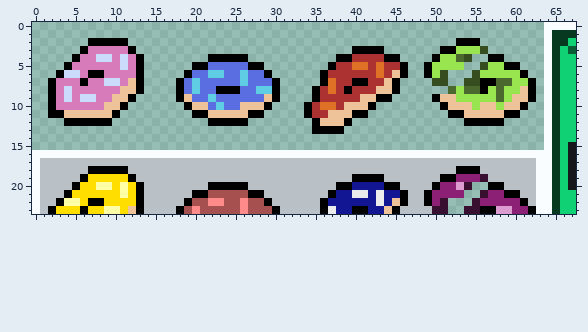
Two versions of one pixel-art file, Doughnut.aseprite. Above: the version before the commit.
128x32 pixels, 1 frame. Colours within 5 levels of each other are drawn and written as one. Shown: x 0..67, y 0..23.
Now the later version:
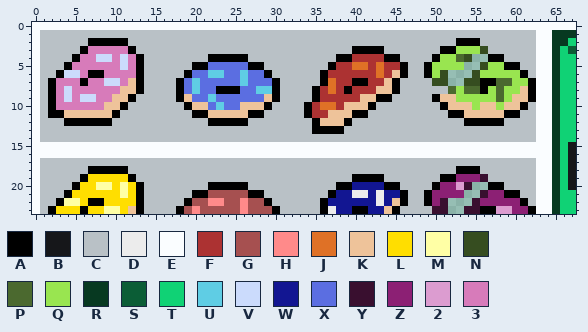
Palette (. is transparent): A #000000  B #16171a  C #b9c1c6  D #ececec  E #fafdff  F #ac3232  G #a65050  H #ff8a8a  J #df7126  K #eec39a  L #ffde00  M #ffffa5  N #364d20  P #4b692f  Q #99e550  R #073921  S #0b5d36  T #10d275  U #5fcde4  V #cbdbfc  W #121692  X #5b6ee1  Y #390f2f  Z #8c2074  2 #dc9cd0  3 #d77bba
Log entry: Adding border and background for the Batch 1
Change:
Layer "Batch1/Doughnut4":
y 0: x 0..63 ................................................................ -> EEEEEEEEEEEEEEEEEEEEEEEEEEEEEEEEEEEEEEEEEEEEEEEEEEEEEEEEEEEEEEEE
y 1: x 0..63 ................................................................ -> ECCCCCCCCCCCCCCCCCCCCCCCCCCCCCCCCCCCCCCCCCCCCCCCCCCCCCCCCCCCCCCE
y 2: x 0..6 ....... -> ECCCCCC; x 12..52 ......................................... -> CCCCCCCCCCCCCCCCCCCCCCCCCCCCCCCCCCCCCCCCC; x 56..63 ........ -> CCCCCCCE
y 3: x 0..5 ...... -> ECCCCC; x 13..39 ........................... -> CCCCCCCCCCCCCCCCCCCCCCCCCCC; x 44..50 ....... -> CCCCCCC; x 57..63 ....... -> CCCCCCE
y 4: x 0..4 ..... -> ECCCC; x 14..21 ........ -> CCCCCCCC; x 27..37 ........... -> CCCCCCCCCCC; x 46..49 .... -> CCCC; x 59..63 ..... -> CCCCE
y 5: x 0..3 .... -> ECCC; x 14..19 ...... -> CCCCCC; x 29..36 ........ -> CCCCCCCC; x 47..48 .. -> CC; x 61..63 ... -> CCE
y 6: x 0..2 ... -> ECC; x 14..18 ..... -> CCCCC; x 30..35 ...... -> CCCCCC; x 47..48 .. -> CC; x 62..63 .. -> CE
y 7: x 0..1 .. -> EC; x 14..17 .... -> CCCC; x 31..35 ..... -> CCCCC; x 46..49 .... -> CCCC; x 63 . -> E
y 8: x 0..1 .. -> EC; x 14..17 .... -> CCCC; x 31..34 .... -> CCCC; x 46..51 ...... -> CCCCCC; x 63 . -> E
y 9: x 0..1 .. -> EC; x 13..17 ..... -> CCCCC; x 31..34 .... -> CCCC; x 45..49 ..... -> CCCCC; x 63 . -> E
y 10: x 0..1 .. -> EC; x 12..18 ....... -> CCCCCCC; x 30..33 .... -> CCCC; x 43..50 ........ -> CCCCCCCC; x 62..63 .. -> CE
y 11: x 0..1 .. -> EC; x 11..19 ......... -> CCCCCCCCC; x 29..33 ..... -> CCCCC; x 42..51 .......... -> CCCCCCCCCC; x 61..63 ... -> CCE
y 12: x 0..3 .... -> ECCC; x 10..21 ............ -> CCCCCCCCCCCC; x 27..34 ........ -> CCCCCCCC; x 40..53 .............. -> CCCCCCCCCCCCCC; x 59..63 ..... -> CCCCE
y 13: x 0..34 ................................... -> ECCCCCCCCCCCCCCCCCCCCCCCCCCCCCCCCCC; x 39..63 ......................... -> CCCCCCCCCCCCCCCCCCCCCCCCE
y 14: x 0..63 ................................................................ -> ECCCCCCCCCCCCCCCCCCCCCCCCCCCCCCCCCCCCCCCCCCCCCCCCCCCCCCCCCCCCCCE
y 15: x 0..63 ................................................................ -> EEEEEEEEEEEEEEEEEEEEEEEEEEEEEEEEEEEEEEEEEEEEEEEEEEEEEEEEEEEEEEEE
Where, in picture pixels (left, top, right, bottom), the same in both pictures:
added: (32, 22, 544, 150)
